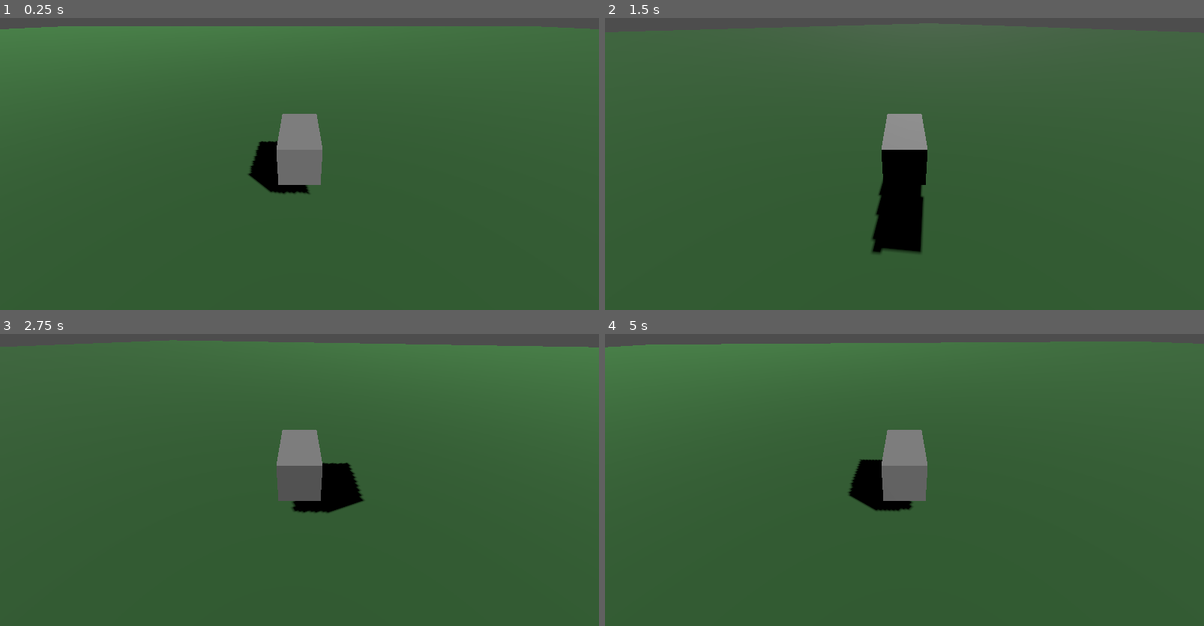
Above: before the commit, frames 1-4 (two rows, left to right).
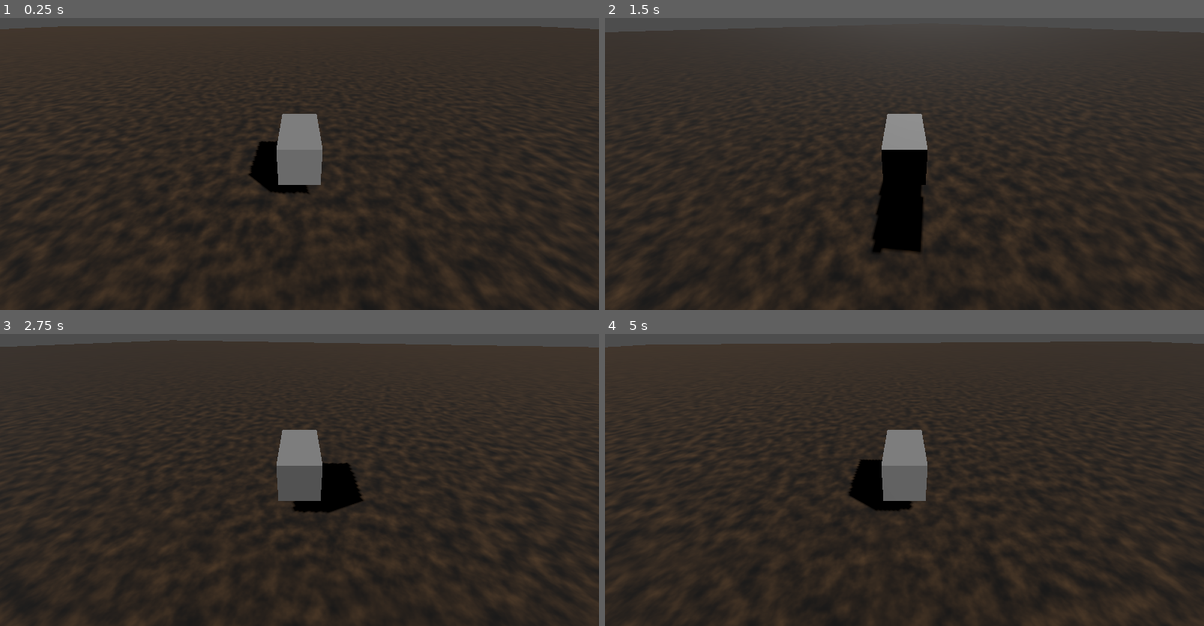
Above: after the commit, the same moments.

Repository: paul-asvb/godot-car-test
Game: Godot game, scene res://main.tscn
Two runs of this game, one before a commit and one after it. Both use one fixed random seed, a clock stepped at 60 frames per second and the inputs below.
Inputs:
- Up to frame 1 (0.25 s): no input
- Up to frame 2 (1.5 s): tap Enter at 0.5 s; hold Right (ui_right) 0.53-1.28 s; hold Down (ui_down) from 1.28 s (still down)
- Up to frame 3 (2.75 s): release Down (ui_down) at 2.03 s; hold Right (ui_right) from 2.03 s (still down)
- Up to frame 4 (5 s): release Right (ui_right) at 2.78 s; hold Up (ui_up) 2.78-3.53 s; hold Left (ui_left) from 3.53 s (still down)

The runs differ from the first frame. In frame 1, 95% of the frame differs, in the area x 0-100%, y 2-100%; in frame 2, 93%; in frame 3, 94%; in frame 4, 94%.

Commit message:
feat: init ci

Diff:
--- a/main.tscn
+++ b/main.tscn
@@ -1,9 +1,19 @@
-[gd_scene load_steps=7 format=3 uid="uid://mainscene"]
+[gd_scene load_steps=9 format=3 uid="uid://mainscene"]
 
 [ext_resource type="Script" path="res://car.gd" id="1_car"]
 
+[sub_resource type="FastNoiseLite" id="FastNoiseLite_ground"]
+noise_type = 3
+frequency = 0.05
+
+[sub_resource type="NoiseTexture2D" id="NoiseTexture2D_ground"]
+seamless = true
+noise = SubResource("FastNoiseLite_ground")
+
 [sub_resource type="StandardMaterial3D" id="StandardMaterial3D_ground"]
-albedo_color = Color(0.2, 0.4, 0.2, 1)
+albedo_color = Color(0.35, 0.25, 0.15, 1)
+albedo_texture = SubResource("NoiseTexture2D_ground")
+uv1_scale = Vector3(20, 20, 20)
 
 [sub_resource type="PlaneMesh" id="PlaneMesh_ground"]
 material = SubResource("StandardMaterial3D_ground")
Not shown, added: .github/workflows/deploy.yml
Not shown, added: justfile
